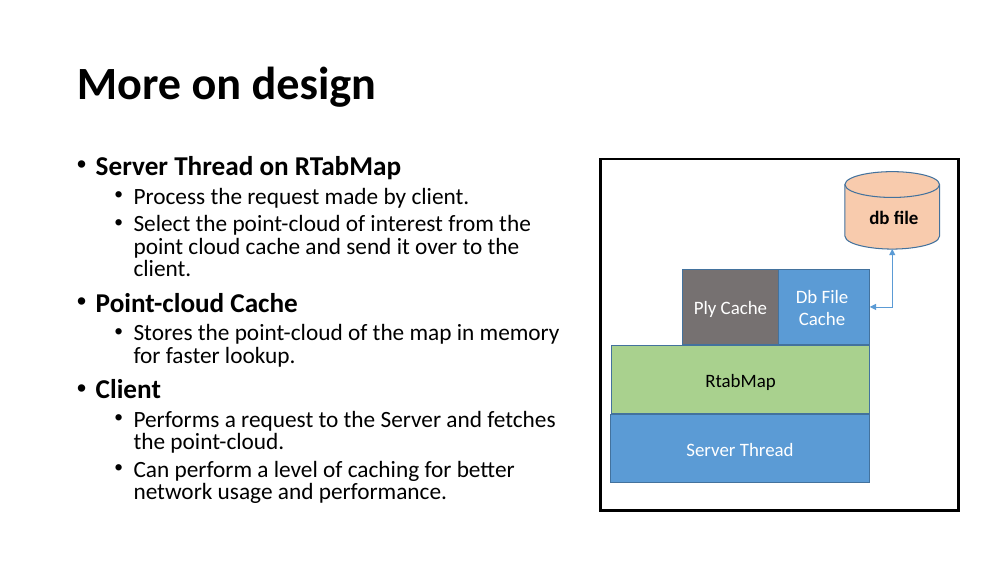
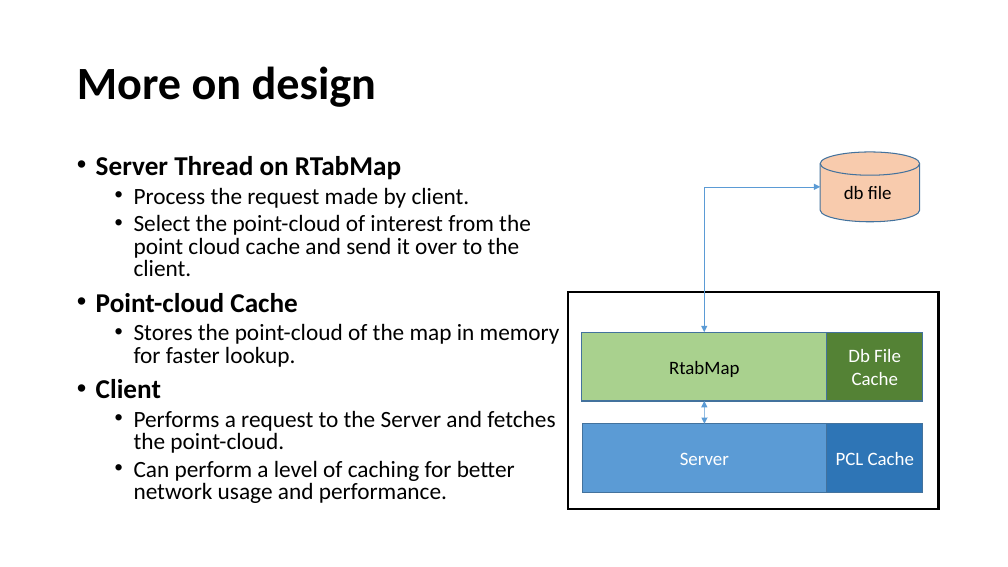
Before and after one commit to venkatsvpr/StorageService, a slide deck: slide 8 of presentation/midSem_Presentation_StorageServices.pptx. Drawn at 1008x567 pixels with LibreOffice and Linux fonts; fonts in the diff are those of the drawing. Boxes give left, top, right and bottom in pixels: in the first picture for what was removed or moved away, otherwise in the second. Text is boxed around its words. In the diff, an @@ line names an element or a change of style, - is before the commit and + after.

```diff
--- a/presentation/midSem_Presentation_StorageServices.pptx
+++ b/presentation/midSem_Presentation_StorageServices.pptx
@@ flow chart magnetic drum: place and size @@
-flow chart magnetic drum at <box>845,172,940,249</box>
+flow chart magnetic drum at <box>820,152,920,222</box>
@@ text "db file": place and size @@
-text "db file" at <box>869,210,919,224</box>
+text "db file" at <box>844,186,892,199</box>
@@ text "db file" at <box>844,186,892,199</box>: bold off @@
@@ elbow double arrow added from (705, 332) to (820, 187), #5B9BD5 0.5 pt @@
@@ rectangle removed at <box>683,269,778,345</box> @@
-Ply Cache
@@ elbow double arrow removed from (870, 307) to (892, 249) @@
@@ rectangle: place and size @@
-rectangle at <box>600,160,959,511</box>
+rectangle at <box>569,292,939,509</box>
@@ rectangle "RtabMap": place and size @@
-rectangle "RtabMap" at <box>612,346,870,414</box>
+rectangle "RtabMap" at <box>582,332,827,401</box>
@@ rectangle "Db File Cache": place and size @@
-rectangle "Db File Cache" at <box>774,269,870,345</box>
+rectangle "Db File Cache" at <box>827,332,923,401</box>
@@ rectangle "Db File Cache" at <box>827,332,923,401</box>: fill #5B9BD5 to #548235 @@
@@ double arrow added from (705, 424) to (705, 402), #5B9BD5 0.5 pt @@
@@ rectangle "Server": place and size @@
-rectangle "Server" at <box>610,414,870,482</box>
+rectangle "Server" at <box>582,424,827,493</box>
@@ rectangle added at <box>827,424,923,493</box>, fill #2E75B6, outline #43739E 1 pt, 18 pt, text #FFFFFF @@
+PCL Cache
@@ text in rectangle at <box>680,453,729,465</box>: text changed @@
-Server Thread
+Server
```
Also in this commit, not shown: 5 other slides changed, 1 slide added.
